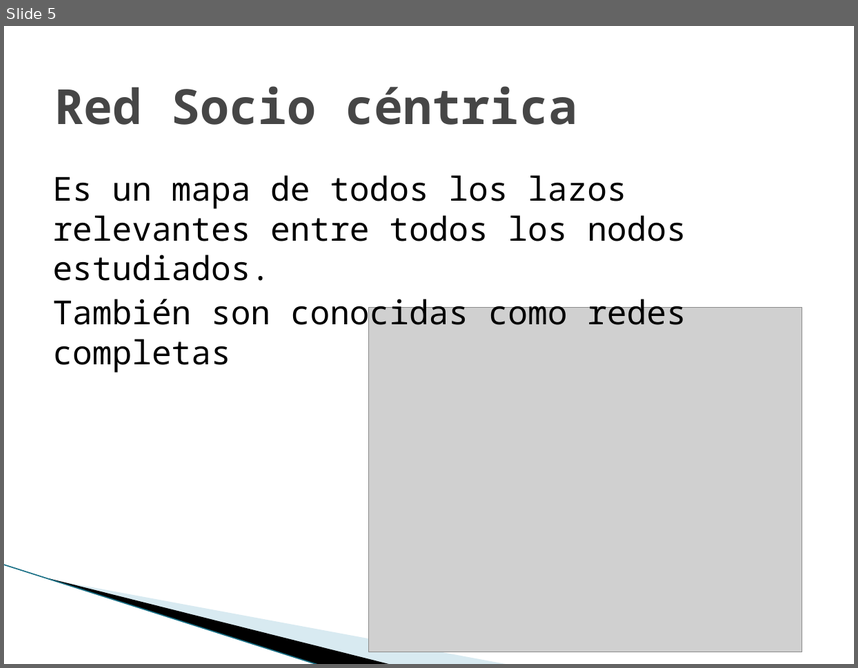
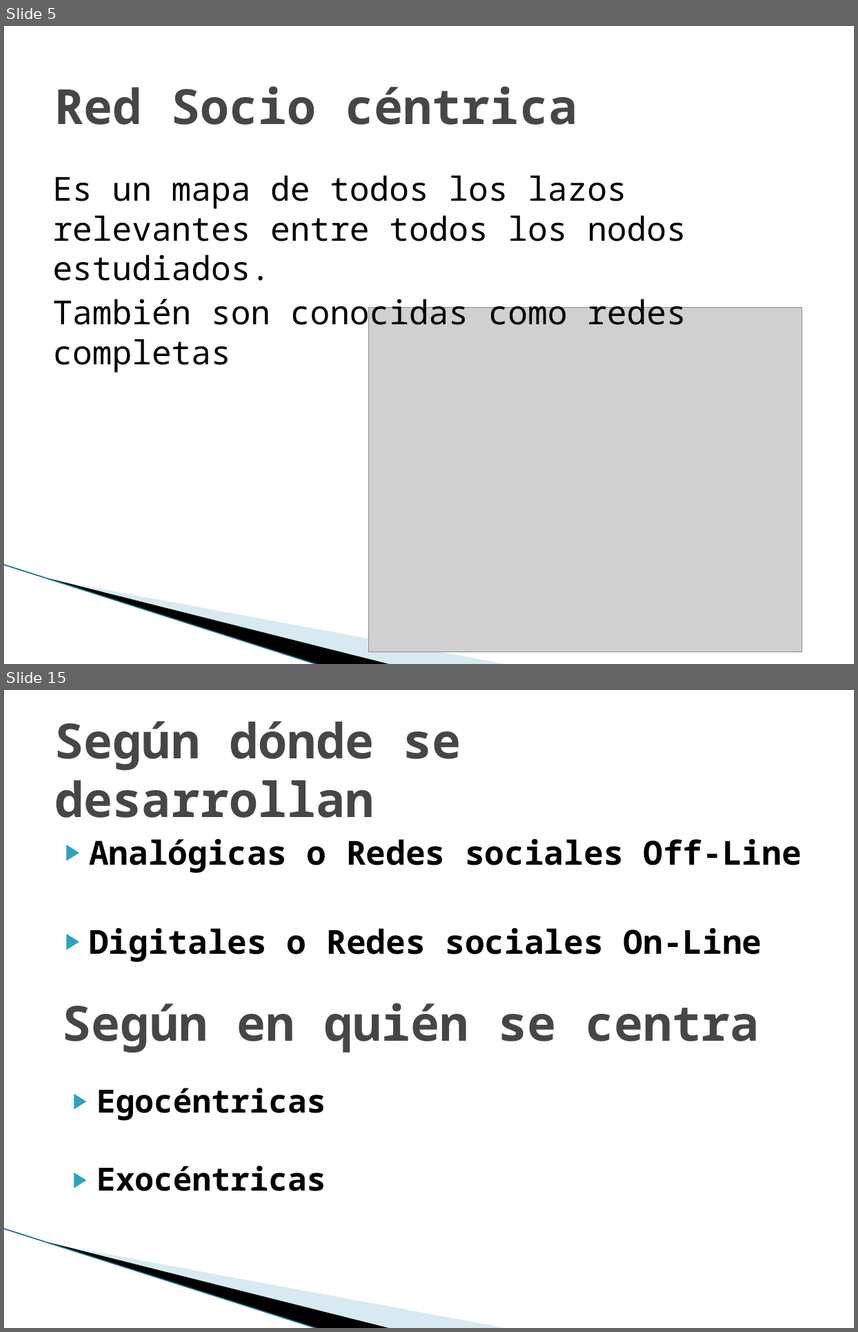
Before and after one commit to carlamadeo/proyectosfacultad, a slide deck: Modelos Organizacionales/TPS/TP_Grupo_C_Redes_Sociales.pptx. Shown one above the other, each under a label of ours: slide 5 before the commit, slides 5 and 15 after it; the slides between them are not shown. The pictures are 858x668 and 858x1332 pixels, drawn with LibreOffice and Linux fonts; fonts in the diff are those of the drawing; grey boxes stand for pictures; background and template pictures are left out. Boxes give left, top, right and bottom in pixels: in the first picture for what was removed or moved away, otherwise in the second. Text is boxed around its words. In the diff, an @@ line names an element or a change of style, - is before the commit and + after.

```diff
--- a/Modelos Organizacionales/TPS/TP_Grupo_C_Redes_Sociales.pptx
+++ b/Modelos Organizacionales/TPS/TP_Grupo_C_Redes_Sociales.pptx
@@ slide 15 added at <box>4,690,854,1328</box>, background #FFFFFF; not listed: 3 template elements that a slide beside it also shows @@
@@ title added at <box>55,721,461,818</box>, 41 pt, text #464646, bold @@
+Según dónde se desarrollan
@@ text added at <box>89,838,802,954</box>, 28 pt, text #000000, bold @@
+▶ Analógicas o Redes sociales Off-Line
+▶ Digitales o Redes sociales On-Line
@@ text added at <box>63,1003,759,1052</box>, 41 pt, text #464646, bold @@
+Según en quién se centra
@@ text added at <box>96,1087,326,1191</box>, 27 pt, text #000000, bold @@
+▶ Egocéntricas
+▶ Exocéntricas
```
Also in this commit, not shown: 48 other slides added, 1 other file.
